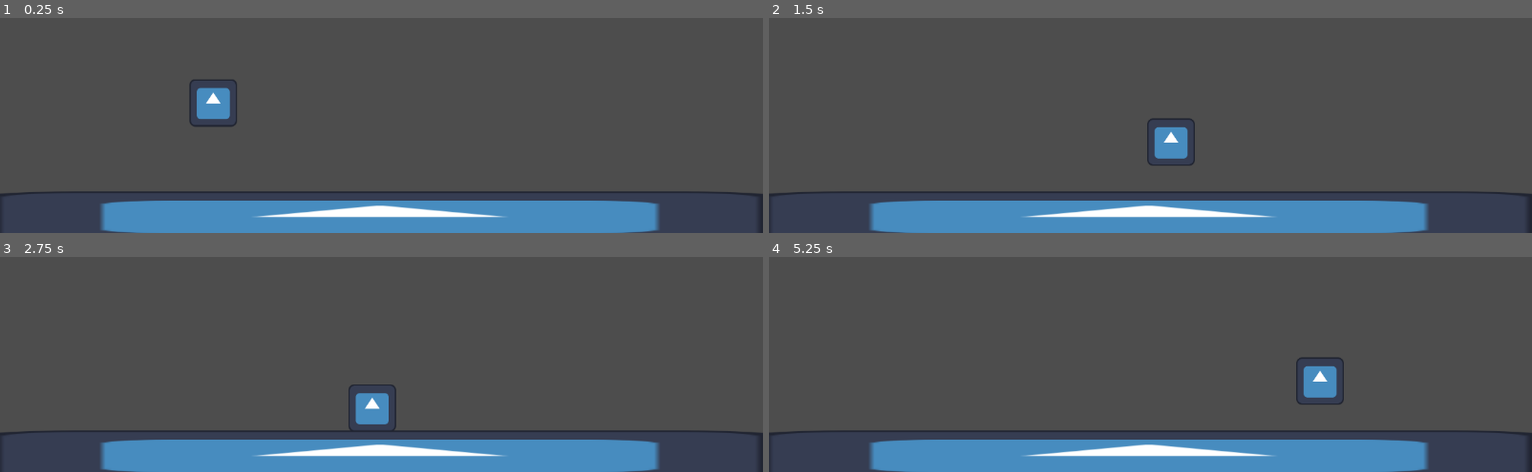
Above: before the commit, frames 1-4 (two rows, left to right).
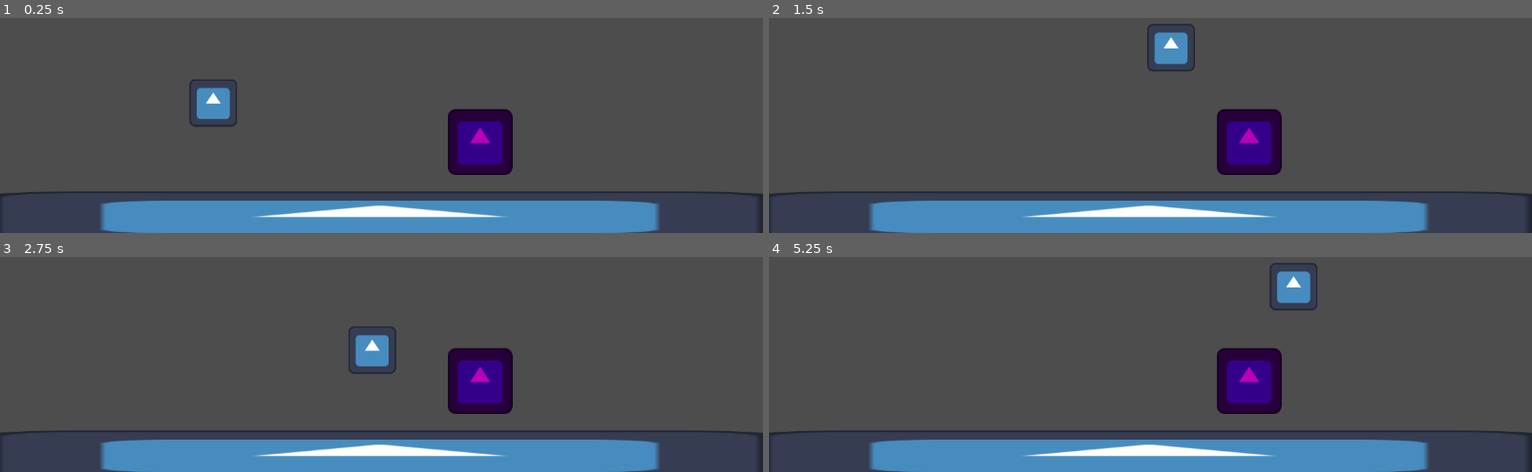
Above: after the commit, the same moments.

Repository: lauchasilva/MovimientoCaballerito-SilvaLautaro
Game: Godot game, scene res://piso.tscn
The game is run twice, just before and just after one commit, with the same random seed, the same clock (stepped at 60 frames per second) and the same inputs. The project has no main scene, so this scene is started directly. The engine's default icon, where the game draws it, is replaced by a stand-in: a white triangle on a blue panel in a dark square.
Inputs (mouse positions are in pixels of both pictures, inside the frame that each line leads up to):
- Up to frame 1 (0.25 s): no input
- Up to frame 2 (1.5 s): move the mouse to (outside the picture) at 0.52 s; hold D (derecha) from 0.53 s (still down); click (outside the picture) at 0.6 s; tap W (saltar) at 0.77 s; move the mouse to (997, 41) at 1.27 s; click (997, 41) at 1.35 s
- Up to frame 3 (2.75 s): tap W (saltar) at 1.52 s; move the mouse to (outside the picture) at 2.02 s; release D (derecha) at 2.03 s; hold A (izquierda) from 2.03 s (still down); click (outside the picture) at 2.1 s
- Up to frame 4 (5.25 s): move the mouse to (1112, 343) at 2.77 s; release A (izquierda) at 2.78 s; hold D (derecha) 2.78-4.28 s; click (1112, 343) at 2.85 s; tap W (saltar) at 3.02, 3.77, 4.52 s; move the mouse to (1379, 321) at 3.52 s; click (1379, 321) at 3.6 s; move the mouse to (outside the picture) at 4.27 s; hold A (izquierda) 4.28-5.03 s; click (outside the picture) at 4.35 s; move the mouse to (1188, 259) at 5.02 s; hold D (derecha) from 5.03 s (still down); click (1188, 259) at 5.1 s

The runs differ from the first frame. In frame 1, 2.6% of the frame differs, in the area x 58-68%, y 42-74%; in frame 2, 4.3%, in the area x 49-68%, y 2-74%; in frame 3, 4.2%; in frame 4, 4.3%.

Commit message:
golpe al enemigo y balance de salto

Diff:
--- a/movimientocaballerito/enemigo.tscn
+++ b/movimientocaballerito/enemigo.tscn
@@ -7,7 +7,7 @@
 
 [node name="enemigo" type="CharacterBody2D" groups=["enemigos"]]
 
-[node name="CollisionShape2D" type="CollisionShape2D" parent="."]
+[node name="CollisionShape2D" type="CollisionShape2D" parent="." groups=["enemigos"]]
 shape = SubResource("RectangleShape2D_a5tj2")
 
 [node name="Sprite2D" type="Sprite2D" parent="."]
--- a/movimientocaballerito/personaje.gd
+++ b/movimientocaballerito/personaje.gd
@@ -1,10 +1,12 @@
 extends CharacterBody2D
 
 @export var SPEED = 300.0
-@export var JUMP_VELOCITY = -400.0
+@export var JUMP_VELOCITY = -600.0
 @onready var AREA_ATAQUE: CollisionShape2D = $AreaAtaque/CollisionShape2D
 var GIRADO_DERECHA = true
 @onready var COOLDOWN_ATAQUE: Timer = $TimerAtaque
+@onready var CUERPO_PJ : CollisionShape2D = $HitBoxPJ
+var KNOCKBACK_FUERTE = 1000.0
 
 
 func _physics_process(delta: float) -> void:
@@ -54,6 +56,15 @@
 	if COOLDOWN_ATAQUE.is_stopped():
 		print("atacando")
 		COOLDOWN_ATAQUE.start(0.5)
+		var cuerpos = $AreaAtaque.get_overlapping_bodies()
+		for body in cuerpos:
+			if body.is_in_group("enemigos"):
+				_on_area_ataque_body_entered(body)
 
 func _on_area_ataque_body_entered(body: Node2D) -> void:
-	pass
+	if body.is_in_group("enemigos") and Input.is_action_just_pressed("atacar"):
+		print("Enemigo Golpeado")
+		var direccion = (global_position - body.global_position).normalized()
+		direccion.y = direccion.y * 0.4
+		velocity = direccion * KNOCKBACK_FUERTE
+		move_and_slide()
--- a/movimientocaballerito/piso.tscn
+++ b/movimientocaballerito/piso.tscn
@@ -1,7 +1,8 @@
-[gd_scene load_steps=4 format=3 uid="uid://icepkq3nqrw0"]
+[gd_scene load_steps=5 format=3 uid="uid://icepkq3nqrw0"]
 
 [ext_resource type="Texture2D" uid="uid://ca4b40act8a2m" path="res://icon.svg" id="1_ho27h"]
 [ext_resource type="PackedScene" uid="uid://cpo2kn656s5af" path="res://personaje.tscn" id="2_rf48w"]
+[ext_resource type="PackedScene" uid="uid://dlhbvo7h2xno5" path="res://enemigo.tscn" id="3_kijln"]
 
 [sub_resource type="RectangleShape2D" id="RectangleShape2D_rf48w"]
 size = Vector2(1220, 69)
@@ -20,3 +21,6 @@
 
 [node name="Personaje" parent="." instance=ExtResource("2_rf48w")]
 position = Vector2(294, -174)
+
+[node name="enemigo" parent="." instance=ExtResource("3_kijln")]
+position = Vector2(697, -86)
